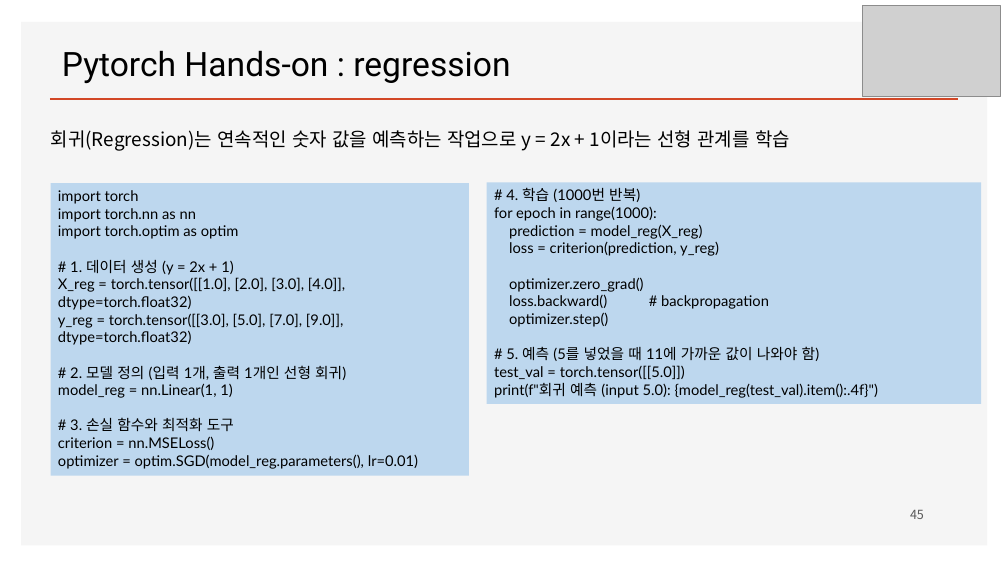
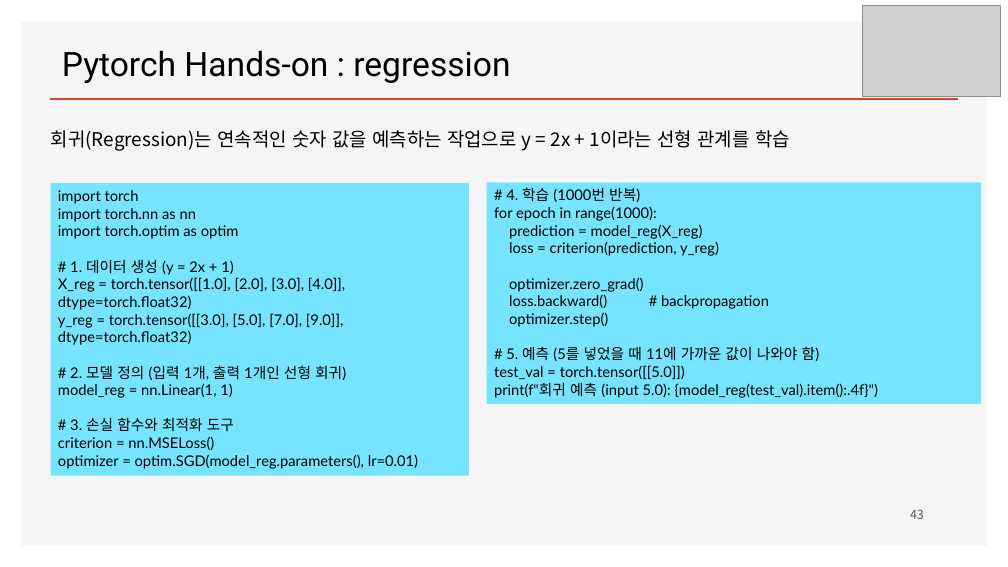
Before and after one commit to ancestor9/mathematics-for-machine-learning, a slide deck: slide 43 of Linear_Algebra/w4_Perceptron_Regression.pptx (slide 45 before the commit). Drawn at 1008x567 pixels with LibreOffice and Linux fonts; fonts in the diff are those of the drawing; grey boxes stand for pictures; background and template pictures are left out. Boxes give left, top, right and bottom in pixels: in the first picture for what was removed or moved away, otherwise in the second. Text is boxed around its words. In the diff, an @@ line names an element or a change of style, - is before the commit and + after.

```diff
--- a/Linear_Algebra/w4_Perceptron_Regression.pptx
+++ b/Linear_Algebra/w4_Perceptron_Regression.pptx
@@ rectangle "import torch" at [51, 183, 469, 476]: fill #BDD7EE to #76E3FF @@
@@ rectangle "# 4. 학습 (1000번 반복)" at [487, 182, 982, 404]: fill #BDD7EE to #76E3FF @@
@@ page number at [910, 509, 924, 519]: text changed @@
-45
+43
```
Also in this commit, not shown: 8 other slides changed, 5 slides added, 5 slides removed.
